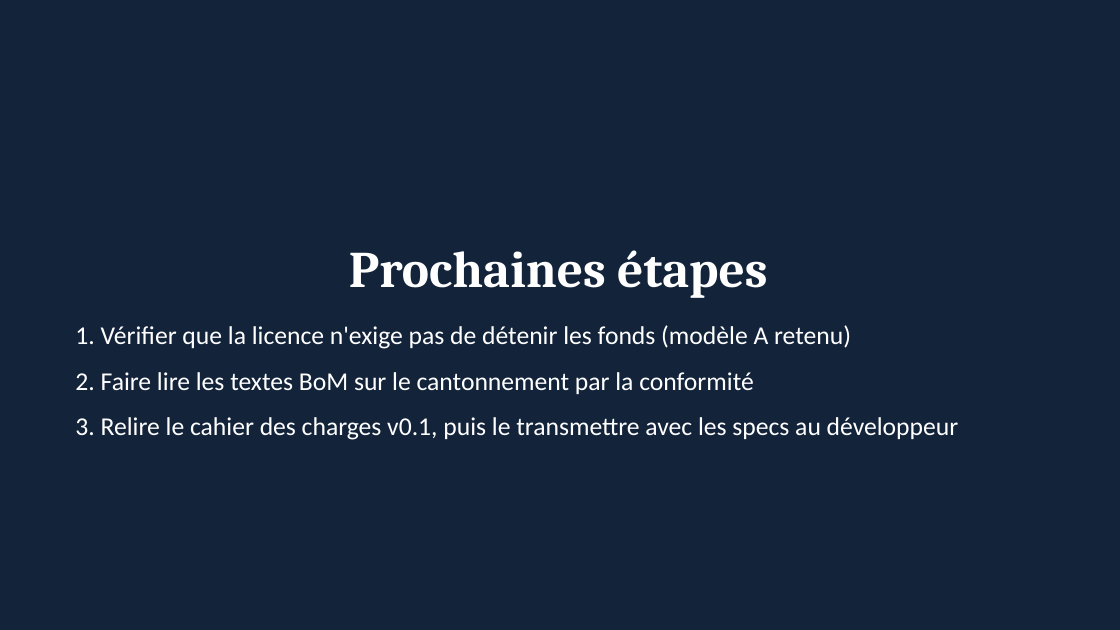
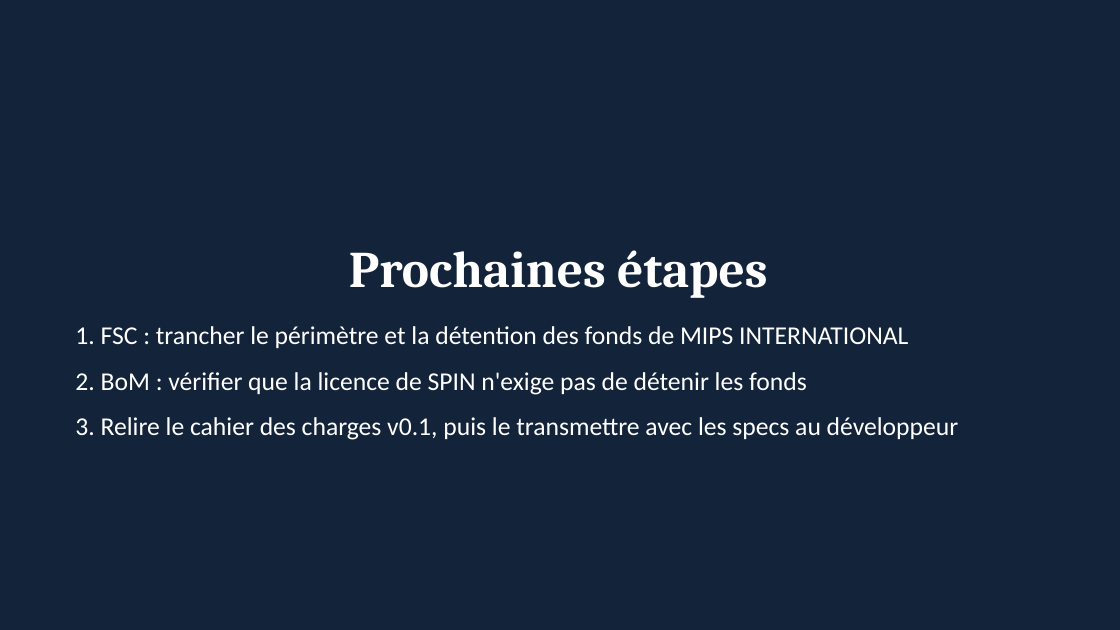
Before and after one commit to fmassonmips/mips-platform, a slide deck: slide 14 of outputs/recap/MIPS-recapitulatif.pptx (slide 13 before the commit). Drawn at 1120x630 pixels with LibreOffice and Linux fonts; fonts in the diff are those of the drawing. Boxes give left, top, right and bottom in pixels: in the first picture for what was removed or moved away, otherwise in the second. Text is boxed around its words. In the diff, an @@ line names an element or a change of style, - is before the commit and + after.

```diff
--- a/outputs/recap/MIPS-recapitulatif.pptx
+++ b/outputs/recap/MIPS-recapitulatif.pptx
@@ text at [75,326,908,395]: text changed @@
-1. Vérifier que la licence n'exige pas de détenir les fonds (modèle A retenu)
-2. Faire lire les textes BoM sur le cantonnement par la conformité
+1. FSC : trancher le périmètre et la détention des fonds de MIPS INTERNATIONAL
+2. BoM : vérifier que la licence de SPIN n'exige pas de détenir les fonds
```
Also in this commit, not shown: 1 slide added, 1 other file.
